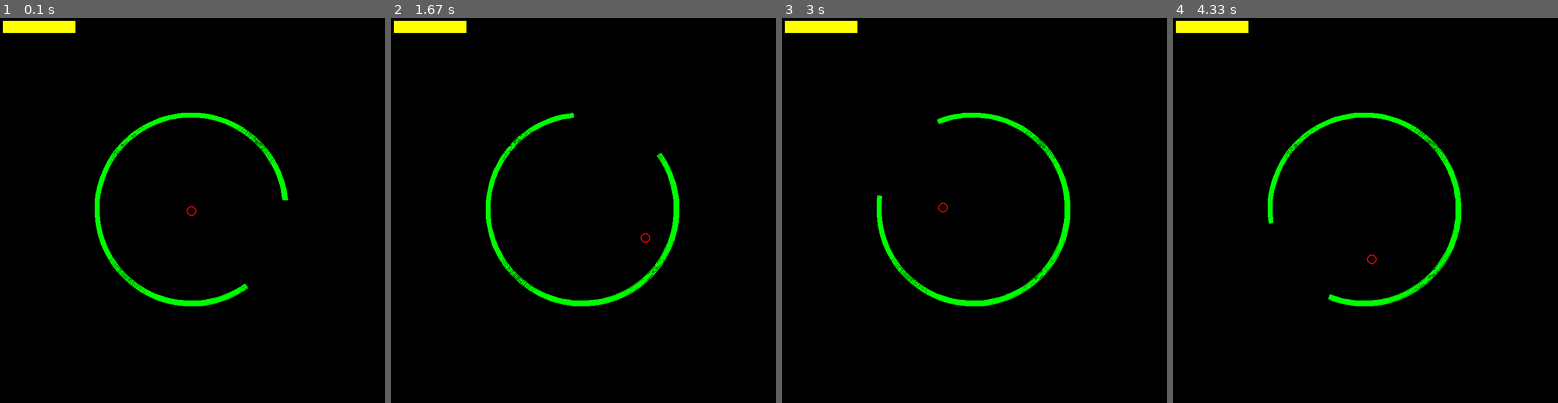
Above: before the commit, frames 1-4 (left to right).
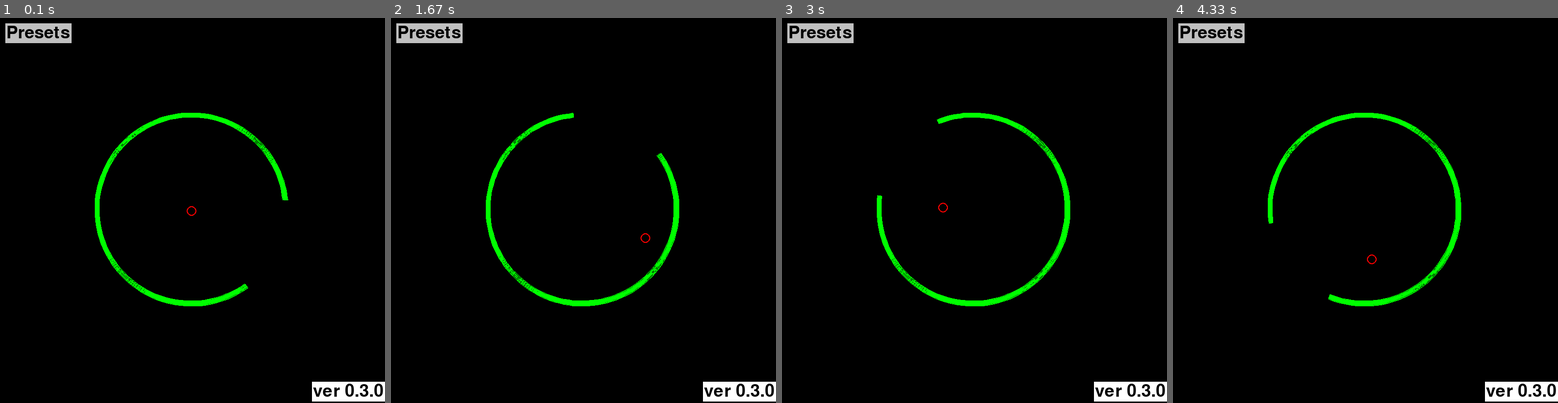
Above: after the commit, the same moments.

Repository: TheRandomNoob999/Ball-Arc-PySimulation
Game: pygame game, started from main.py
The game is run twice, just before and just after one commit, with the same random seed, the same clock (stepped at 60 frames per second) and the same inputs.
Inputs (mouse positions are in pixels of both pictures, inside the frame that each line leads up to):
- Up to frame 1 (0.1 s): no input
- Up to frame 2 (1.67 s): press the mouse at (425, 29) at 0.37 s; move the mouse to (494, 68) at 0.47 s; release the mouse at (568, 102) at 0.6 s
- Up to frame 3 (3 s): click (816, 29) at 1.72 s, where only the run after the commit has a clickable "Presets"
- Up to frame 4 (4.33 s): tap Space at 3, 3.4, 3.7, 3.9, 4.23 s

The runs differ from the first frame. In frame 1, 1.8% of the frame differs, in the area x 0-100%, y 0-100%; in frame 2, 1.8%; in frame 3, 1.8%; in frame 4, 1.8%.

Commit message:
Button and TextLabel classes have been made

Diff:
--- a/Classes/pygameGUI.py
+++ b/Classes/pygameGUI.py
@@ -1,42 +1,43 @@
 import pygame
 
-class frame():
-    def __init__(self):
-        pass
+class labelFrame(pygame.Rect):
+    def __init__(self, left, top, width, height, **kwargs):
+        super().__init__(left, top, width, height)
+        self.label = kwargs.get("label", "")
+        self.autoSize = kwargs.get("autoSize", False)
+        self.textSize = kwargs.get("textSize", 36)
+        self.textColor = kwargs.get("color", (0,0,0))
+        self.backgroundColor = kwargs.get("backgroundColor", (255,255,255))
+        self.paddingX = kwargs.get("paddingX", 0)
+        self.paddingY = kwargs.get("paddingY", 0)
+        self.create_Label()
 
-class labelFrame():
-    def __init__(self):
-        pass
+    def create_Label(self):
+        font = pygame.font.Font('freesansbold.ttf', self.textSize)
+        if self.autoSize:
+            self.update((self.left, self.top), (font.size(self.label)))
+        self.text = font.render(self.label, True, self.textColor)
 
-class button():
-    def __init__(self, left, top, width, height, color, label):
-        self.left = left
-        self.top = top
-        self.width = width
-        self.height = height
-        self.color = color
-        self.label = label
-    #    self.create_Label()
-        self.rect = pygame.Rect(left, top, width, height)
-
-    #def create_Label(self):
-    #    font = pygame.font.Font('freesansbold.ttf', 23)
-    #    print(pygame.font.Font.size(font, self.label))
-    #    self.text = font.render(self.label, True, (0,0,0))
+    def addPadding(self):
+        paddingRect = pygame.Rect(self.left + self.paddingX*.5, self.top + self.paddingY*.5,
+                                  self.width + self.paddingX*.5, self.height + self.paddingY*.5)
+        return paddingRect
 
     def draw(self, surface):
-        pygame.draw.rect(surface, self.color, self.rect)
-    #    surface.blit(self.text, self.rect)
+        pygame.draw.rect(surface, self.backgroundColor, self.addPadding())
+        surface.blit(self.text, self.text.get_rect(center=self.addPadding().center))
+
+class button(labelFrame):
+    def __init__(self, left, top, width, height, **kwargs):
+        super().__init__(left, top, width, height, **kwargs)
 
     def mouseClicked(self, mouse_pos):
         if (mouse_pos[1] < self.height + self.top and mouse_pos[1] > self.top and
             mouse_pos[0] > self.left and mouse_pos[0] < self.left + self.width):
 
             self.action()
+            return True
+        return False
 
     def action(self):
         print("Button is clicked")
-
-class labelButton():
-    def __init__(self):
-        pass
--- a/main.py
+++ b/main.py
@@ -73,10 +73,12 @@
 
     balls = []
     arcs = []
-    buttons = []
+    guiElements = []
 
-    test_button = pGUI.button(10, 10, 150, 25, (255,255,0), "Settings")
-    buttons.append(test_button)
+    test_button = pGUI.button(10, 10, 150, 25, backgroundColor=(192,192,192), label="Presets", autoSize=True, paddingX=10, paddingY=10)
+    test_label = pGUI.labelFrame(800-156, 700+51, 100, 100, label="ver 0.3.0", paddingX=10, paddingY=10, autoSize=True)
+    guiElements.append(test_button)
+    guiElements.append(test_label)
 
     while running:
         for event in pygame.event.get():
@@ -89,10 +91,12 @@
                     leftMouseButtonDown = True
             elif event.type == pygame.MOUSEBUTTONUP:
                 if pygame.mouse.get_pressed(3)[0] == False:
-                    if leftMouseButtonDown:
-                        for x in buttons:
-                            x.mouseClicked(pygame.mouse.get_pos())
-                        leftMouseButtonDown = False
+                    for element in guiElements:
+                        if callable(getattr(element, "mouseClicked", None)):
+                            if leftMouseButtonDown:
+                                if element.mouseClicked(pygame.mouse.get_pos()):
+                                    break
+                                leftMouseButtonDown = False
 
 
         # Sets up arcs
@@ -161,9 +165,10 @@
             x.create_arc_collision(COLLTYPE_DEFAULT, space)
             x.draw_arc(screen)
 
-        # Draw Buttons
-        for x in buttons:
+        # Draw GUI
+        for x in guiElements:
             x.draw(screen)
+
 
         pygame.display.flip()
         clock.tick(60)
